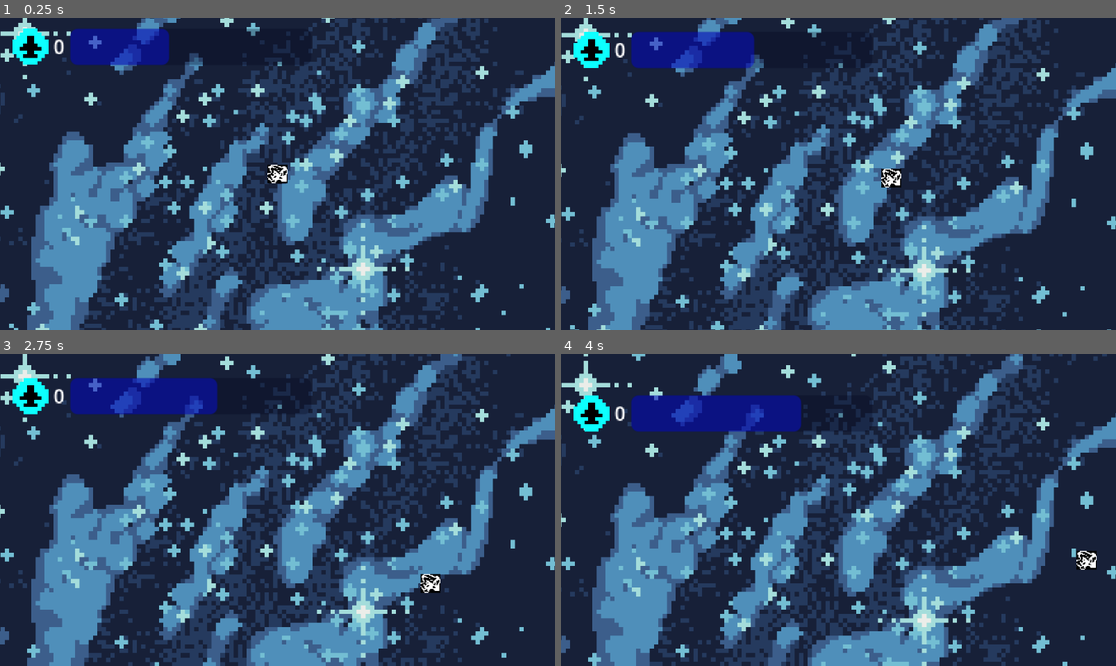
Above: before the commit, frames 1-4 (two rows, left to right).
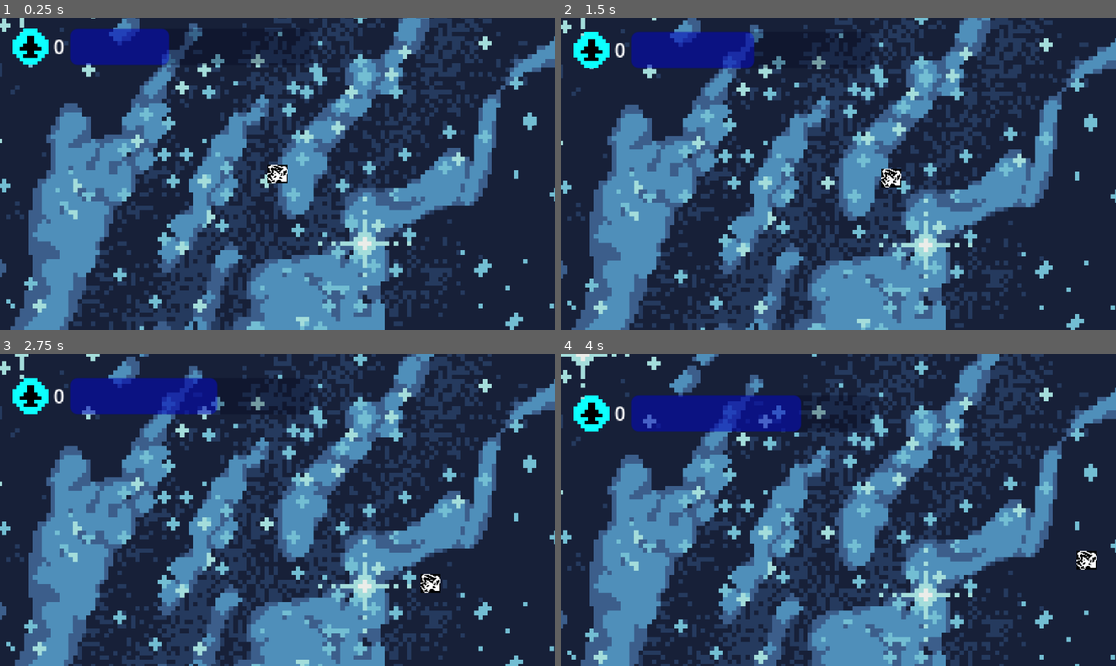
Above: after the commit, the same moments.

Repository: Starlogic-Studios/Game-Jam-2023
Game: Godot game, scene res://Levels/TestLevel.tscn
The game is run twice, just before and just after one commit, with the same random seed, the same clock (stepped at 60 frames per second) and the same inputs.
Inputs:
- Up to frame 1 (0.25 s): no input
- Up to frame 2 (1.5 s): hold D (right) 0.53-1.28 s; hold S (down) from 1.28 s (still down)
- Up to frame 3 (2.75 s): release S (down) at 2.03 s; hold D (right) from 2.03 s (still down)
- Up to frame 4 (4 s): release D (right) at 2.78 s; hold W (up) 2.78-3.53 s; hold A (left) from 3.53 s (still down)

The runs differ from the first frame. In frame 1, 47% of the frame differs, in the area x 0-100%, y 0-100%; in frame 2, 47%; in frame 3, 47%; in frame 4, 47%.

Commit message:
hardcode background placement

Diff:
--- a/Character/PlayerTopDown.gd
+++ b/Character/PlayerTopDown.gd
@@ -1,8 +1,8 @@
-# Player script
 extends CharacterBody2D
 
 @onready var massbar = get_node("/root/TestLevel/Camera2D/HUD/StatusBars/DisplayContainer/ResourceDisplay/massbar")
 @onready var camera = get_node("/root/TestLevel/Camera2D")
+@onready var background = get_node("/root/TestLevel/LevelImage")
 
 @export var max_speed = 600
 @export var accel = 1500
--- a/Levels/TestLevel.gd
+++ b/Levels/TestLevel.gd
@@ -12,6 +12,6 @@
 
 # Called every frame. 'delta' is the elapsed time since the previous frame.
 func _process(_delta):
-	while camera.position.y > -1000:
+	while camera.position.y > -28000:
 		await get_tree().create_timer(0.3).timeout  # Wait for 2 seconds
 		camera.position.y -= player.characterVelocity
--- a/Levels/TestLevel.tscn
+++ b/Levels/TestLevel.tscn
@@ -10,10 +10,11 @@
 script = ExtResource("1_5ygki")
 
 [node name="LevelImage" type="TextureRect" parent="."]
-offset_left = -2336.0
-offset_top = -31120.0
-offset_right = 2336.0
-offset_bottom = 1497.0
+offset_left = -2364.0
+offset_top = -32000.0
+offset_right = -2236.0
+offset_bottom = -31100.0
+scale = Vector2(37, 37)
 texture = ExtResource("5_hrsru")
 
 [node name="Player" parent="." instance=ExtResource("1_iov7f")]
